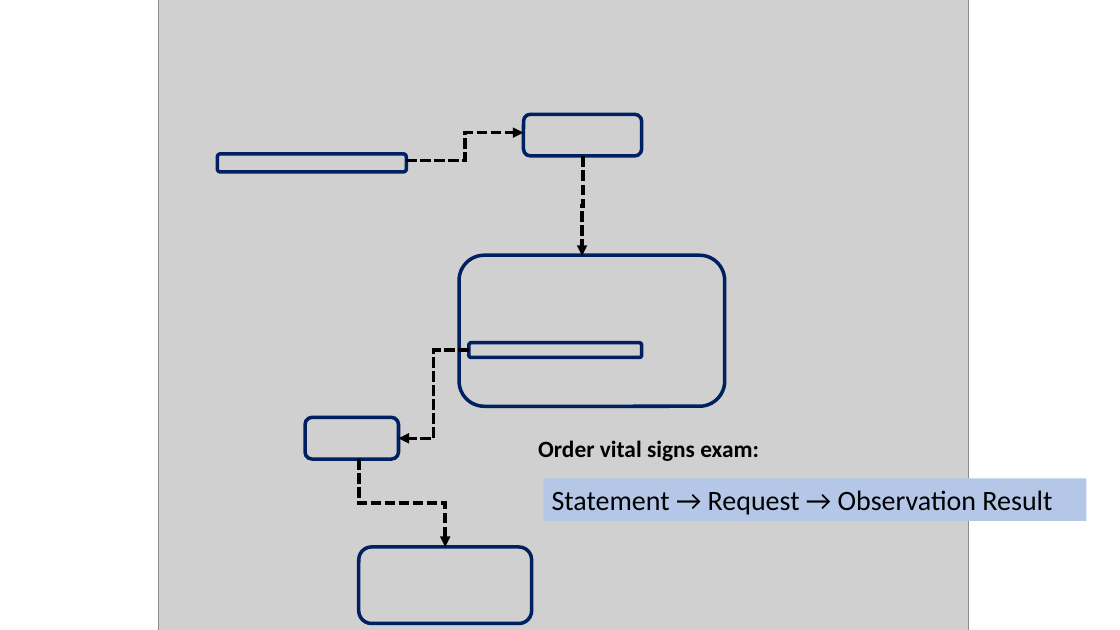
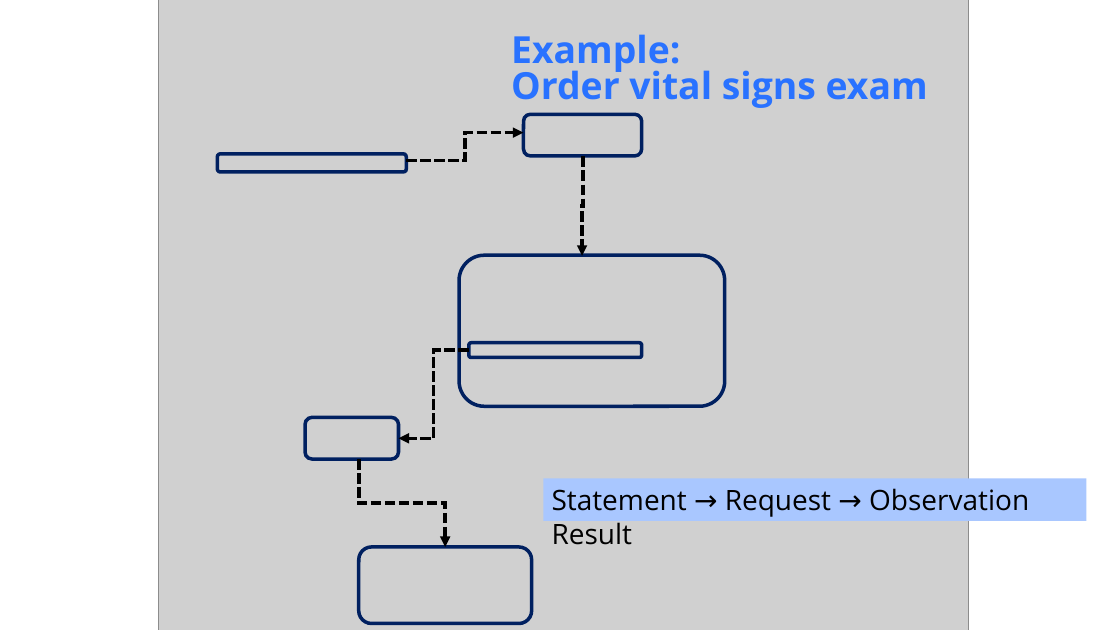
Before and after one commit to HL7/ANF, a slide deck: slide 8 of src/main/uml/doc/ANF Reference Model.pptx (slide 6 before the commit). Drawn at 1120x630 pixels with LibreOffice and Linux fonts; fonts in the diff are those of the drawing; grey boxes stand for pictures. Boxes give left, top, right and bottom in pixels: in the first picture for what was removed or moved away, otherwise in the second. Text is boxed around its words. In the diff, an @@ line names an element or a change of style, - is before the commit and + after.

Commit message:
Updated slide deck format ANF Reference Model.pptx Revised docbook header for introduction.xml and conclusion.xml Updated the audience for introduction.xml

```diff
--- a/src/main/uml/doc/ANF Reference Model.pptx
+++ b/src/main/uml/doc/ANF Reference Model.pptx
@@ title "Example: Order vital signs exam" at [511,34,928,108]: vertical alignment top to middle @@
@@ title at [511,34,928,108]: text changed; size 20 to 32 pt; font Calibri to Open Sans; text colour #000000 to #2972FF @@
-Order vital signs exam:
+Example:
+Order vital signs exam
@@ rectangle "Statement → Request → Observation ..." at [544,479,1087,521]: font Calibri to Open Sans; fill #B4C7E7 to #A9C7FF @@
```
Also in this commit, not shown: 10 other slides changed, 2 slides added, 2 other files.
